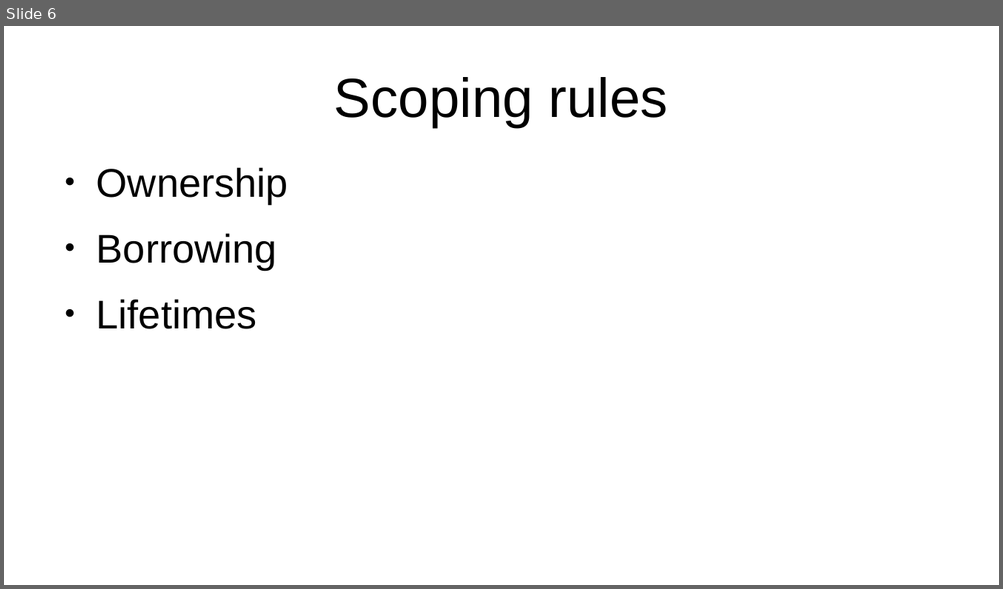
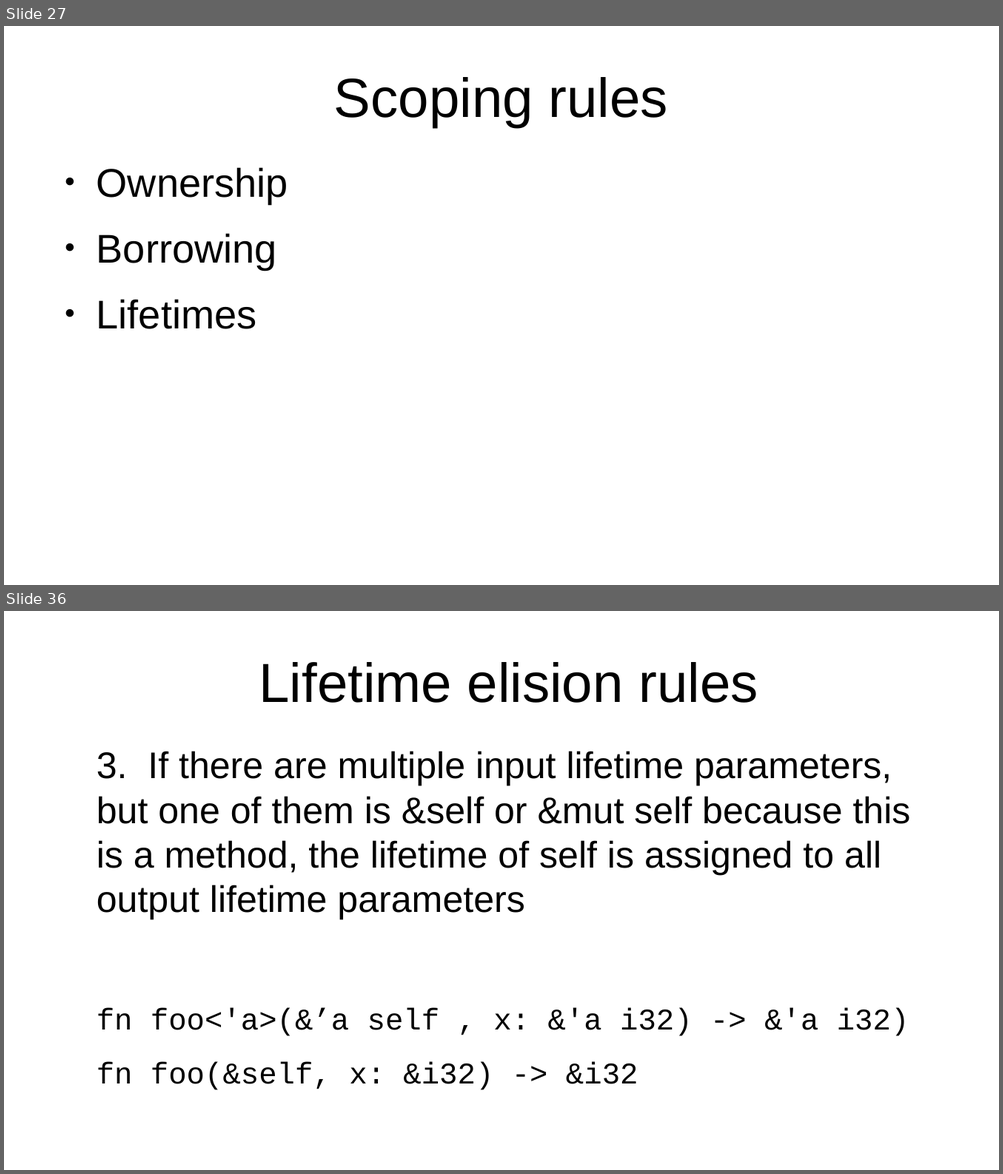
Before and after one commit to bmalecki/rust-getting-started, a slide deck: Rust-presentation.odp. Shown one above the other, each under a label of ours: slide 6 before the commit, slides 27 and 36 after it; the slides between them are not shown. The pictures are 1003x589 and 1003x1174 pixels, drawn with LibreOffice and Linux fonts; fonts in the diff are those of the drawing. Boxes give left, top, right and bottom in pixels: in the first picture for what was removed or moved away, otherwise in the second. Text is boxed around its words. In the diff, an @@ line names an element or a change of style, - is before the commit and + after.

```diff
--- a/Rust-presentation.odp
+++ b/Rust-presentation.odp
@@ slide 36 added at (4,611,999,1170), background #FFFFFF @@
@@ title added at (259,662,757,703), 44 pt, text #000000 @@
+Lifetime elision rules
@@ text added at (96,751,910,1091), 29.6 pt, text #000000 @@
+3. If there are multiple input lifetime parameters, but one of them is &self or &mut self because this is a method, the lifetime of self is assigned to all output lifetime parameters
+fn foo<'a>(&’a self , x: &'a i32) -> &'a i32)
+fn foo(&self, x: &i32) -> &i32
@@ what was slide 6 is now slide 27 @@
```
Also in this commit, not shown: 5 slides changed, 35 other slides added, 1 slide removed, 12 other files.
